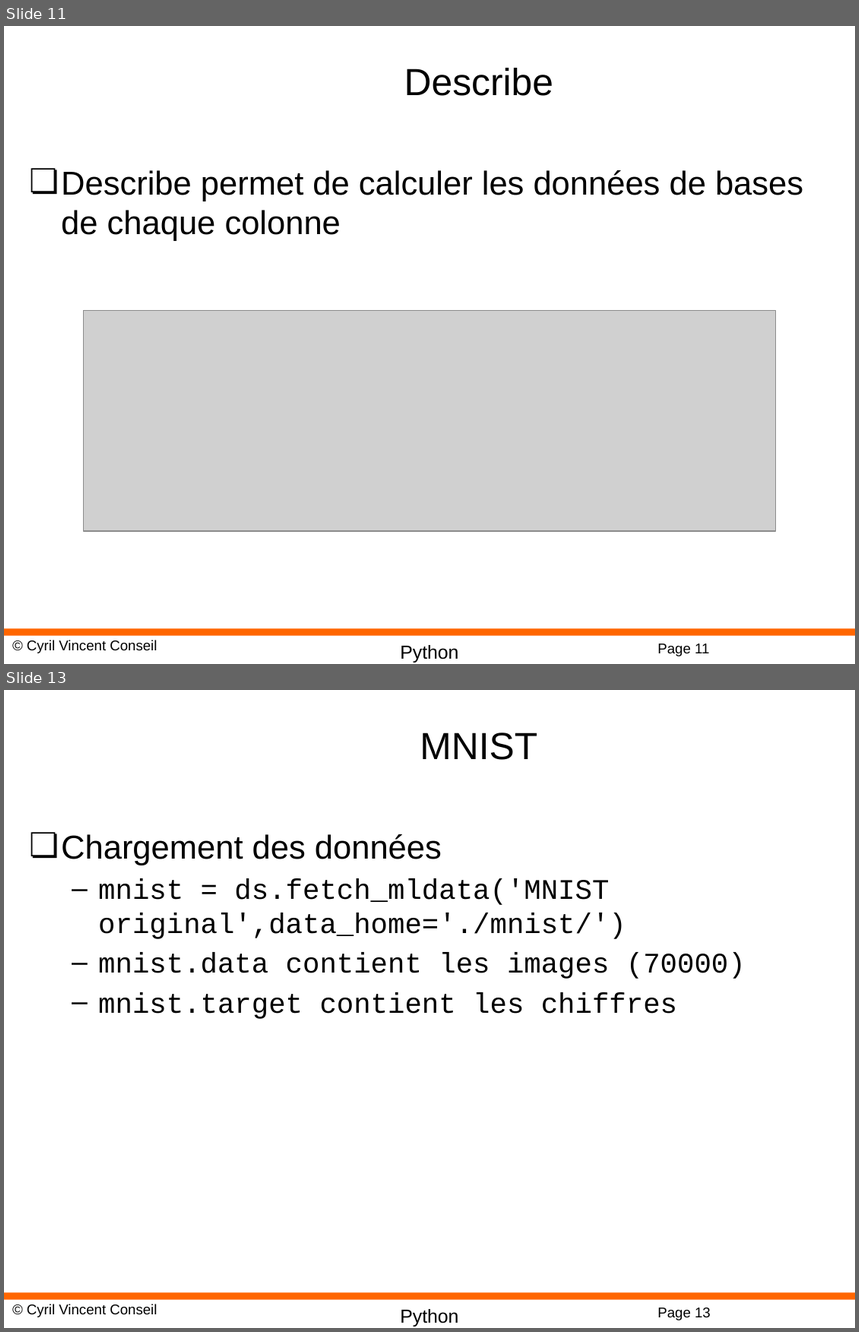
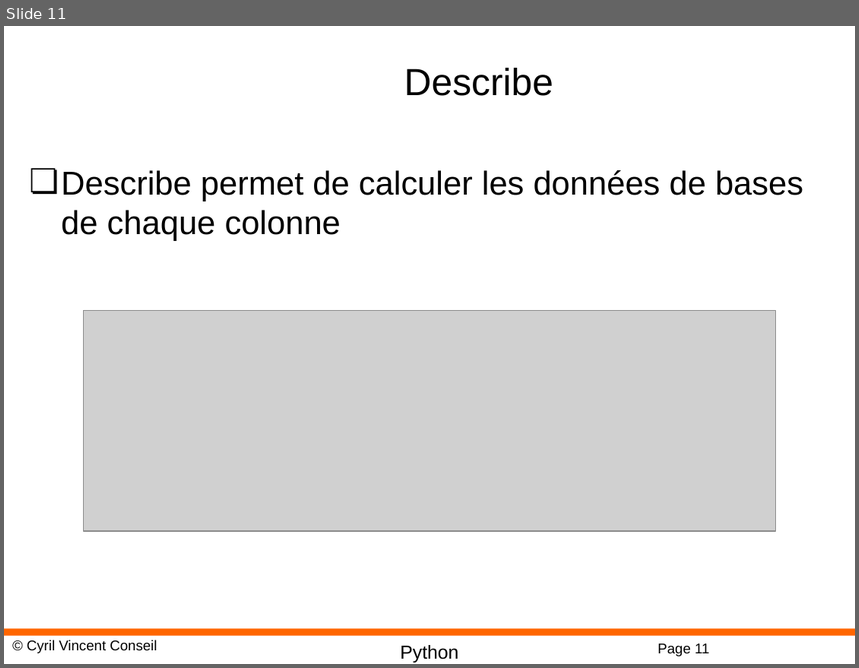
Before and after one commit to cyrilvincent/ML, a slide deck: PPT/MachineLearning12-Pandas.pptx. Shown one above the other, each under a label of ours: slides 11 and 13 before the commit, slide 11 after it; the slides between them are not shown. The pictures are 859x1332 and 859x668 pixels, drawn with LibreOffice and Linux fonts; fonts in the diff are those of the drawing; grey boxes stand for pictures; background and template pictures are left out. Boxes give left, top, right and bottom in pixels: in the first picture for what was removed or moved away, otherwise in the second. Text is boxed around its words. In the diff, an @@ line names an element or a change of style, - is before the commit and + after.

```diff
--- a/PPT/MachineLearning12-Pandas.pptx
+++ b/PPT/MachineLearning12-Pandas.pptx
@@ slide 13 removed at [4,690,855,1328], background #FFFFFF; not listed: 4 template elements that a slide beside it also shows @@
@@ title removed at [420,733,538,760] @@
-MNIST
@@ text removed at [61,834,746,1019] @@
-❏ Chargement des données
-  – mnist = ds.fetch_mldata('MNIST original',data_home='./mnist/')
-  – mnist.data contient les images (70000)
-  – mnist.target contient les chiffres
```
Also in this commit, not shown: 1 slide added, 1 other slide removed, 3 other files.
